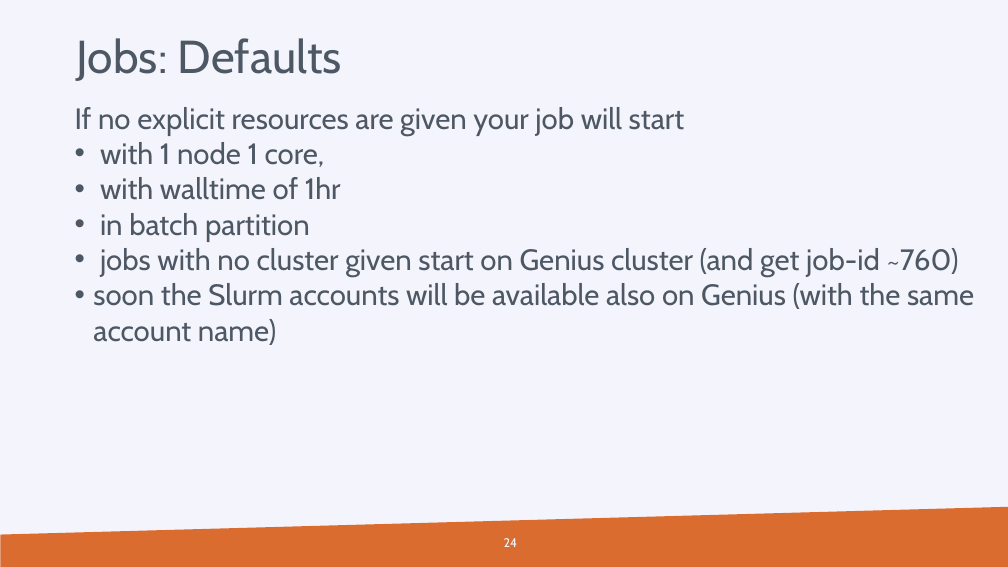
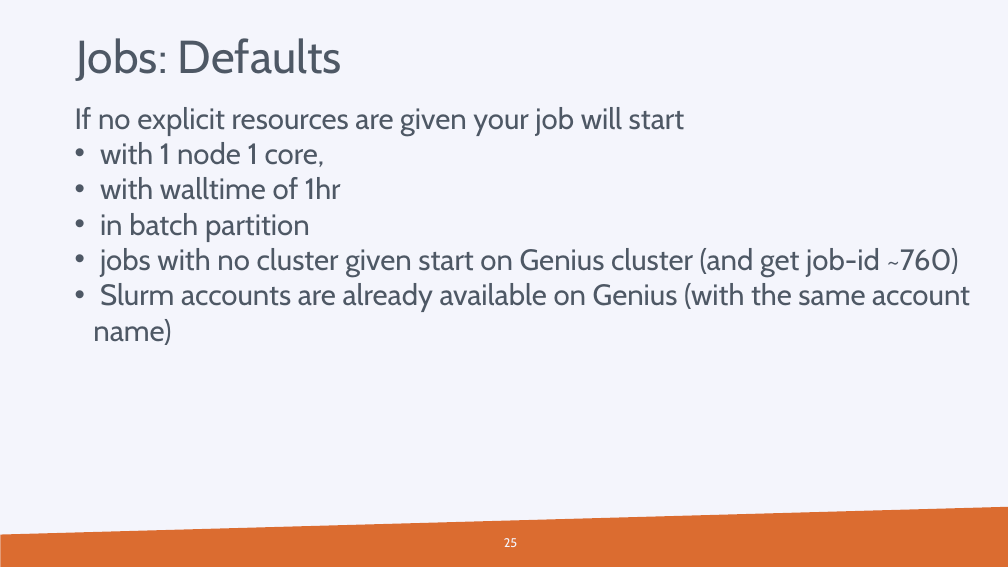
Before and after one commit to hpcleuven/Slurm-lunchbox, a slide deck: slide 25 of Slurm_Lunchbox.pptx (slide 24 before the commit). Drawn at 1008x567 pixels with LibreOffice and Linux fonts; fonts in the diff are those of the drawing; background and template pictures are left out. Boxes give left, top, right and bottom in pixels: in the first picture for what was removed or moved away, otherwise in the second. Text is boxed around its words. In the diff, an @@ line names an element or a change of style, - is before the commit and + after.

```diff
--- a/Slurm_Lunchbox.pptx
+++ b/Slurm_Lunchbox.pptx
@@ text at (93,283,970,345): text changed @@
-• soon the Slurm accounts will be available also on Genius (with the same account name)
+• Slurm accounts are already available on Genius (with the same account name)
@@ page number at (504,538,517,547): text changed @@
-24
+25
```
Also in this commit, not shown: 5 other slides changed, 1 slide added.
